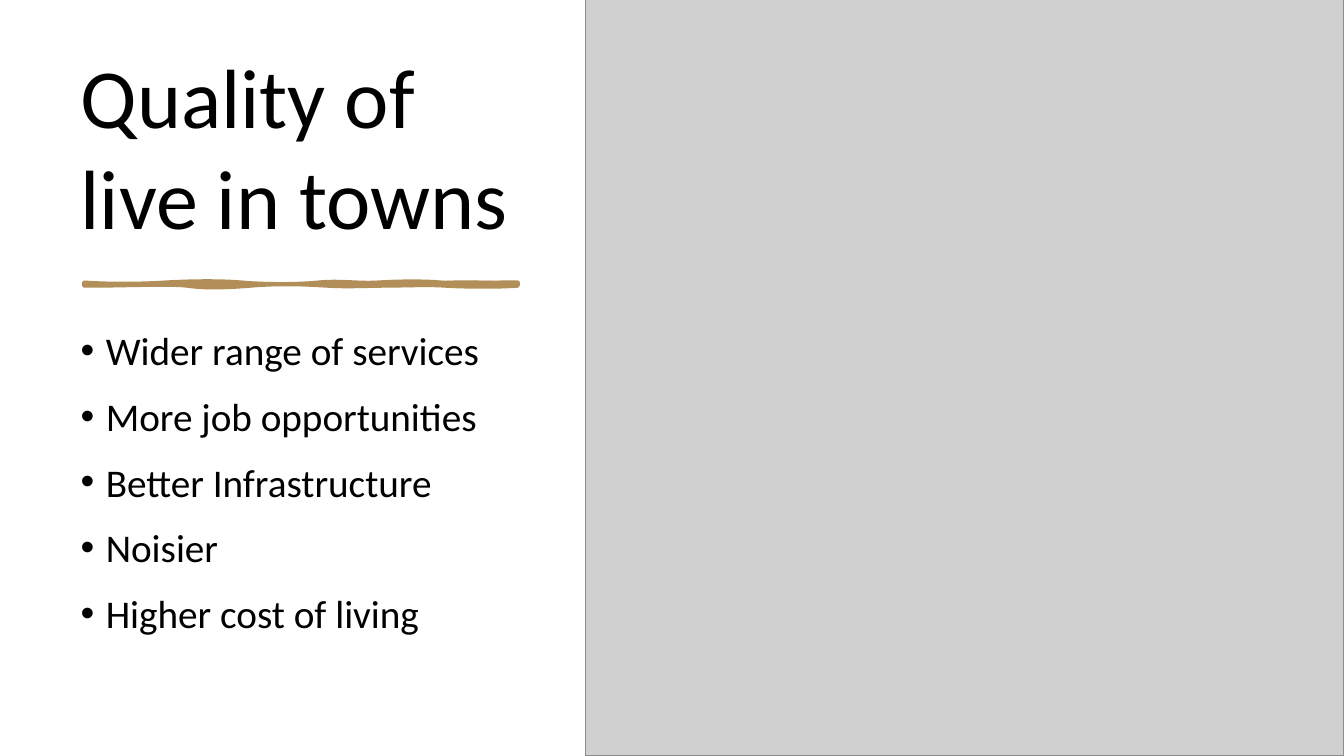
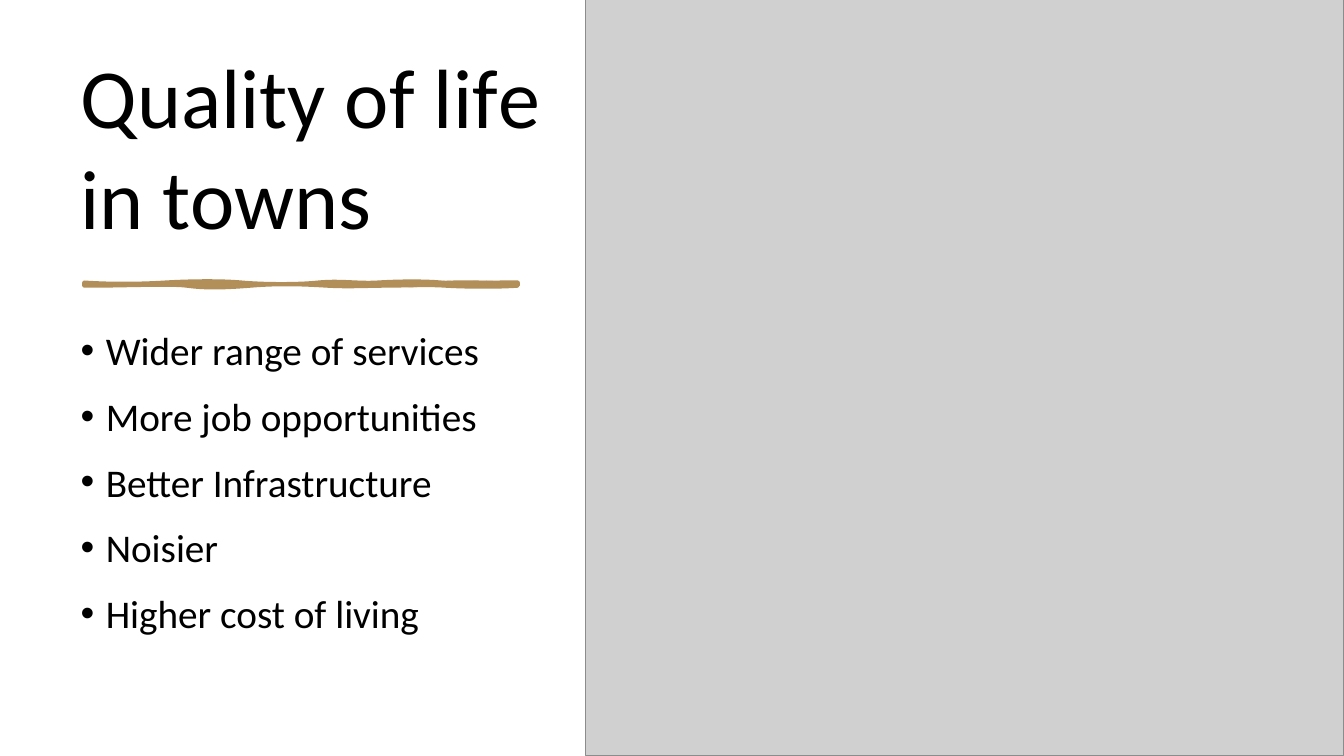
Before and after one commit to Palacsinta002/12.C_Erettsegi, a slide deck: slide 3 of Angol/Places to live_CsZ_GG.pptx. Drawn at 1344x756 pixels with LibreOffice and Linux fonts; fonts in the diff are those of the drawing; grey boxes stand for pictures. Boxes give left, top, right and bottom in pixels: in the first picture for what was removed or moved away, otherwise in the second. Text is boxed around its words. In the diff, an @@ line names an element or a change of style, - is before the commit and + after.

```diff
--- a/Angol/Places to live_CsZ_GG.pptx
+++ b/Angol/Places to live_CsZ_GG.pptx
@@ title at [81, 69, 540, 230]: text changed @@
-Quality of live in towns
+Quality of life in towns
```
Also in this commit, not shown: 2 other slides changed, 1 other file.
